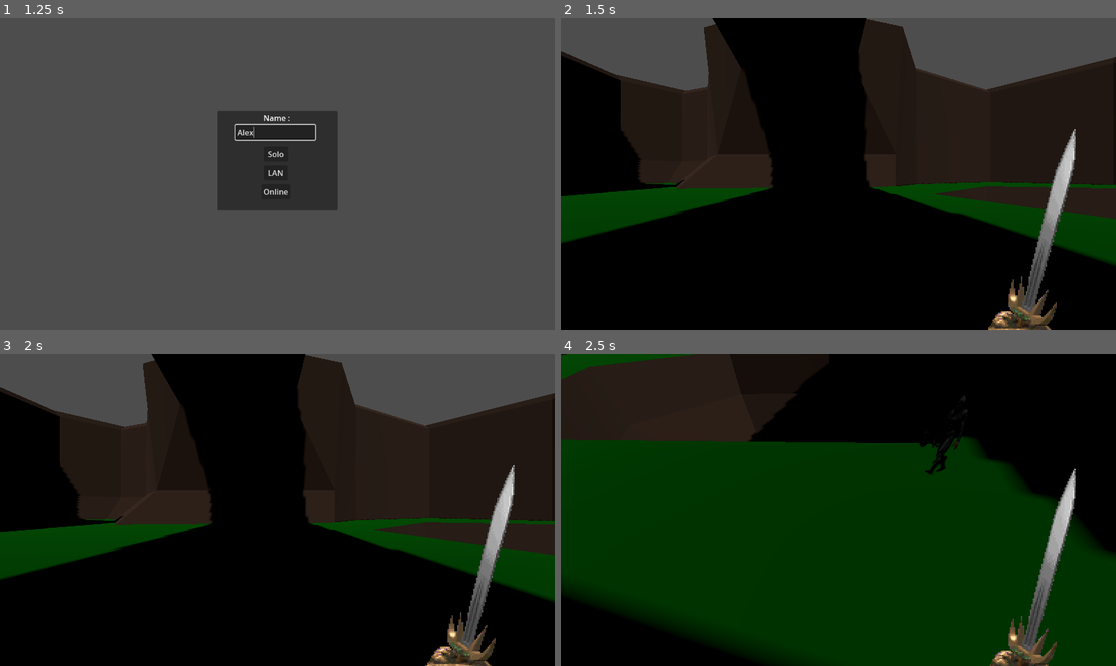
Above: before the commit, frames 1-4 (two rows, left to right).
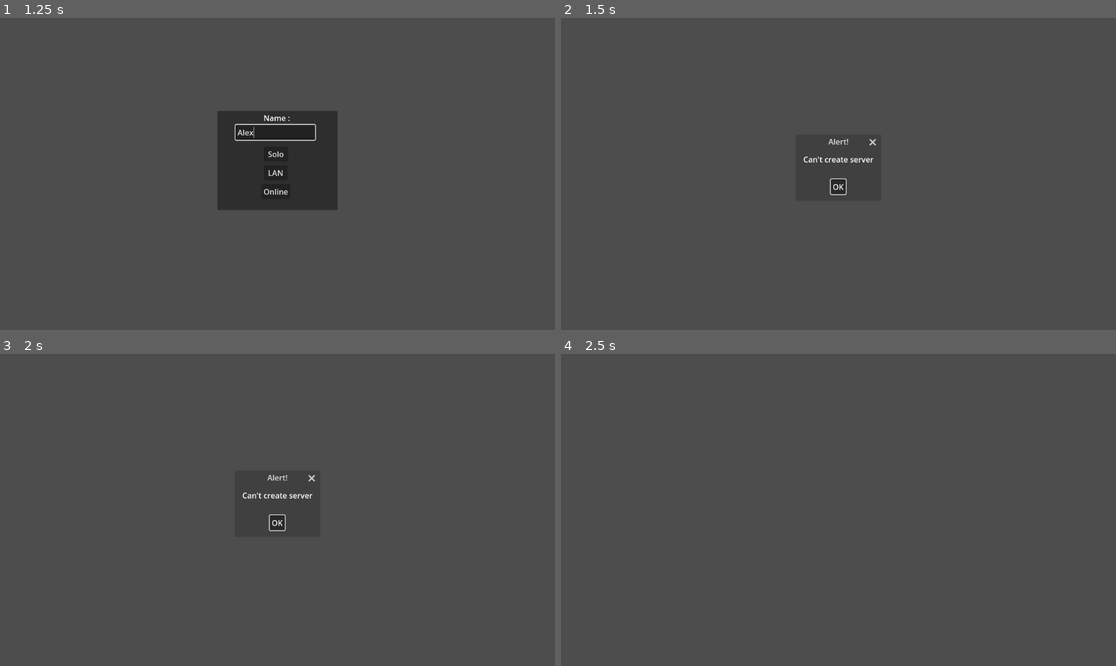
Above: after the commit, the same moments.

Repository: AdrienPiechocki/Magus-Opus
Game: Godot game, scene res://Scenes/Lobby.tscn
Same seed, same stepped clock (60 frames per second), same inputs: the game is played once before the commit and once after it.
Inputs (mouse positions are in pixels of both pictures, inside the frame that each line leads up to):
- Up to frame 1 (1.25 s): click (277, 133) at 0.52 s; type "Alex" at 0.6 s
- Up to frame 2 (1.5 s): click "Solo" at 1.25 s
- Up to frame 3 (2 s): no input
- Up to frame 4 (2.5 s): move the mouse to (866, 510) at 2.02 s; hold W (forward) from 2.03 s (still down); hold Shift (sprint) from 2.03 s (still down); tap Space (jump) at 2.27, 2.3 s

Frame 1 is identical in both runs. In frame 2, 87% of the frame differs, in the area x 0-100%, y 0-100%; in frame 3, 87%; in frame 4, 99%.

Commit message:
some improvements

Diff:
--- a/Prefabs/GameManager.tscn
+++ b/Prefabs/GameManager.tscn
@@ -6,6 +6,12 @@
 properties/0/path = NodePath(".:in_game")
 properties/0/spawn = true
 properties/0/replication_mode = 1
+properties/1/path = NodePath(".:server_started")
+properties/1/spawn = true
+properties/1/replication_mode = 1
+properties/2/path = NodePath(".:players")
+properties/2/spawn = true
+properties/2/replication_mode = 1
 
 [node name="GameManager" type="Node"]
 script = ExtResource("1_4v1xe")
--- a/Scripts/GameManager.gd
+++ b/Scripts/GameManager.gd
@@ -4,34 +4,34 @@
 const DEFAULT_PORT = 8890
 
 # Max number of players.
-const MAX_PEERS = 3
+const MAX_PLAYERS = 4
 
 var peer = ENetMultiplayerPeer.new()
 
 var is_host = false
 var external_oid = ""
-var server_started:bool = false
+@export var server_started:bool = false
 @export var in_game:bool = false
 
 # Name for my player.
 var player_name = "Player"
 
 # Names for remote players in id:name format.
-var players = {}
+@export var players = {}
 
 var graphics_settings = {}
 
 # Signals to let lobby GUI know what's going on.
-signal player_list_changed()
+#signal player_list_changed()
 signal connection_failed()
 signal connection_succeeded()
 signal game_ended()
 signal game_error(what)
 
 # Callback from SceneTree.
-func _player_connected(id):
+func _player_connected(_id):
 	# Registration of a client beings here, tell the connected player that we are here.
-	register_player.rpc_id(id, player_name)
+	register_player.rpc(player_name)
 
 # Callback from SceneTree.
 func _player_disconnected(id):
@@ -59,32 +59,31 @@
 	#game_error.emit("Server disconnected")
 	peer.close()
 	end_game()
-	if server_started:
-		unregister_player(1)
+	#if server_started:
+		#unregister_player(1)
 
 # Callback from SceneTree, only for clients (not server).
 func _connected_fail():
-	multiplayer.set_network_peer(null) # Remove peer
 	connection_failed.emit()
 
 
 # Lobby management functions.
 @rpc("any_peer")
 func register_player(new_player_name):
-	var id = multiplayer.get_remote_sender_id()
+	var id = (1 if multiplayer.get_remote_sender_id() == 0 else multiplayer.get_remote_sender_id())
 	players[id] = new_player_name
-	player_list_changed.emit()
 	print("Player ", new_player_name, " connected with ID ", id)
-
-@rpc("any_peer", "call_local", "reliable")
+	#player_list_changed.emit()
+
+@rpc("any_peer")
 func unregister_player(id):
 	players.erase(id)
 	if id == 1:
 		is_host = false
 		_server_disconnected()
 	else:
-		multiplayer.multiplayer_peer.disconnect_peer(id)
-	player_list_changed.emit()
+		multiplayer.disconnect_peer(id)
+	#player_list_changed.emit()
 
 
 @rpc("call_local")
@@ -97,15 +96,21 @@
 func host_game_local(new_player_name):
 	#TODO : if server already created -> return error
 	player_name = new_player_name
-	peer.create_server(DEFAULT_PORT, MAX_PEERS)
+	var err = peer.create_server(DEFAULT_PORT, MAX_PLAYERS)
+	if err != OK:
+		game_error.emit("Can't create server")
+		end_game()
+		return
 	multiplayer.multiplayer_peer = peer
 	is_host = true
+	register_player(player_name)
 
 func host_game_noray(new_player_name):
 	player_name = new_player_name
-	peer.create_server(Noray.local_port, MAX_PEERS)
+	peer.create_server(Noray.local_port, MAX_PLAYERS)
 	multiplayer.multiplayer_peer = peer
 	is_host = true
+	register_player(player_name)
 
 func join_game_local(ip, new_player_name):
 	player_name = new_player_name
@@ -131,8 +136,8 @@
 	var world = get_tree().get_root().get_node("World")
 	var player_scene = load("res://Prefabs/Players/player.tscn")
 
-	var spawns := [1]
-	for p: int in players:
+	var spawns:Array = []
+	for p: int in players.keys():
 		spawns.append(p)
 
 	for p_id: int in spawns:
@@ -140,7 +145,7 @@
 		var player = player_scene.instantiate()
 		player.synced_position = spawn_pos
 		player.name = str(p_id)
-		world.get_node("Players").add_child(player, true)
+		world.get_node("Players").add_child(player)
 		print("spawned player with id: ", player.name)
 	toggle_game(true)
 
@@ -153,7 +158,6 @@
 	game_ended.emit()
 	players.clear()
 
-@rpc("any_peer", "call_local", "reliable")
 func toggle_game(toggle:bool):
 	in_game = toggle
 
@@ -220,14 +224,19 @@
 	return err
 
 func _process(_delta: float) -> void:
+	if get_player_list().size() > MAX_PLAYERS:
+		if players.keys()[-1] == multiplayer.get_unique_id():
+			unregister_player.rpc(multiplayer.get_unique_id())
+			game_error.emit("Server full")
+			end_game()
+
 	if not players.keys().is_empty():
-		_is_multiplayer.rpc()
+		server_started = true
 	else:
 		server_started = false
 
-@rpc("any_peer")
-func _is_multiplayer():
-	server_started = multiplayer.multiplayer_peer != null
+
+### CONFIG MANAGMENT :
 
 func load_config():
 	var config = ConfigFile.new()
--- a/Scripts/LobbyManager.gd
+++ b/Scripts/LobbyManager.gd
@@ -6,11 +6,11 @@
 	# Called every time the node is added to the scene.
 	GameManager.connection_failed.connect(_on_connection_failed)
 	GameManager.connection_succeeded.connect(_on_connection_success)
-	GameManager.player_list_changed.connect(refresh_lobby)
+	#GameManager.player_list_changed.connect(refresh_lobby)
 	GameManager.game_ended.connect(_on_game_ended)
 	GameManager.game_error.connect(_on_game_error)
 
-	# Set the player name according to the system username. Fallback to the path.
+	# Set the player name according to the system username
 	if OS.has_environment("USERNAME"):
 		$Choice/Name.text = OS.get_environment("USERNAME")
 
@@ -48,7 +48,6 @@
 	else:
 		GameManager.host_game_local(player_name)
 		$Players/CopyOID.disabled = true
-	refresh_lobby()
 
 
 func _on_join_pressed():
@@ -85,19 +84,18 @@
 		if GameManager.is_host:
 			if not multiplayer.get_peers().is_empty():
 				for peer in multiplayer.get_peers():
-					GameManager.unregister_player.rpc(peer)
+					GameManager.unregister_player(peer)
 				multiplayer.server_disconnected.emit()
 			else:
-				GameManager.unregister_player.rpc(1)
+				GameManager.unregister_player(1)
 		else:
 			GameManager.unregister_player.rpc(multiplayer.get_unique_id())
-
 
 func refresh_lobby():
 	var players = GameManager.get_player_list()
 	players.sort()
 	$Players/List.clear()
-	$Players/List.add_item(GameManager.get_player_name() + " (You)")
+	#$Players/List.add_item(GameManager.get_player_name() + " (You)")
 	for p in players:
 		$Players/List.add_item(p)
 
@@ -126,4 +124,5 @@
 
 func _process(_delta: float) -> void:
 	if GameManager.server_started:
+		refresh_lobby()
 		$Players/Start.disabled = not multiplayer.is_server()
--- a/Scripts/Player.gd
+++ b/Scripts/Player.gd
@@ -17,6 +17,7 @@
 
 var lantern_lit:bool = false
 var is_name_set:bool = false
+var can_move:bool = true
 
 var bob_time:float = 0.0
 var idle_bob_speed:float = 3
@@ -77,6 +78,7 @@
 			#Escape Menu:
 			if Input.is_action_just_released("menu"):
 				UI.visible = !UI.visible
+				can_move = !can_move
 				toggle_mouse()
 
 		if multiplayer.multiplayer_peer == null or is_multiplayer_authority():
@@ -86,13 +88,14 @@
 			# The client simply updates the position to the last known one.
 			position = synced_position
 
-		#handle sprint / player speed
-		speed = (14 if Input.is_action_pressed("sprint") and is_on_floor() else 7)
+		if can_move:
+			#handle sprint / player speed
+			speed = (14 if Input.is_action_pressed("sprint") and is_on_floor() else 7)
 
-		#handle movement
-		velocity = inputs.motion * speed
+			#handle movement
+			velocity = inputs.motion * speed
 
-		move_and_slide()
+			move_and_slide()
 
 func toggle_mouse():
 	if Input.mouse_mode == Input.MOUSE_MODE_CAPTURED:
@@ -101,7 +104,7 @@
 		Input.mouse_mode = Input.MOUSE_MODE_CAPTURED
 
 func camera_bob(delta:float):
-	if velocity.length() > 0:
+	if can_move and velocity.length() > 0:
 		bob_time += delta * (22 if Input.is_action_pressed("sprint") else 12)
 		camera.position.y = sin(bob_time) * (0.08 if Input.is_action_pressed("sprint") else 0.06)
 		hands.offset.y = -sin(bob_time) * (8 if Input.is_action_pressed("sprint") else 6)
--- a/Scripts/PlayerInputs.gd
+++ b/Scripts/PlayerInputs.gd
@@ -11,9 +11,6 @@
 
 func update(delta: float):
 
-	if Input.is_action_pressed("menu"):
-		pass
-
 	#handle horizontal movement
 	var m = Input.get_vector("left", "right", "forward", "backward")
 	movement_dir.x = m.x
@@ -26,7 +23,8 @@
 	#handle jump
 	if Input.is_action_pressed("jump") and get_parent().is_on_floor() and cooldown <= 0:
 		cooldown = 0.5
-		movement_dir.y = (1.9 if Input.is_action_pressed("sprint") else 2.0)
+		movement_dir.y = (1.8 if Input.is_action_pressed("sprint") else 2.0)
+
 	#jump cooldown
 	if cooldown > 0:
 		cooldown -= delta
--- a/Scripts/UIManager.gd
+++ b/Scripts/UIManager.gd
@@ -8,7 +8,7 @@
 	environement.environment.ambient_light_color = Color(brightness.value, brightness.value, brightness.value)
 
 func _on_exit_pressed() -> void:
-	GameManager.unregister_player.rpc(multiplayer.get_unique_id())
+	GameManager.unregister_player(multiplayer.get_unique_id())
 	GameManager.end_game()
 
 func _on_back_pressed() -> void:
